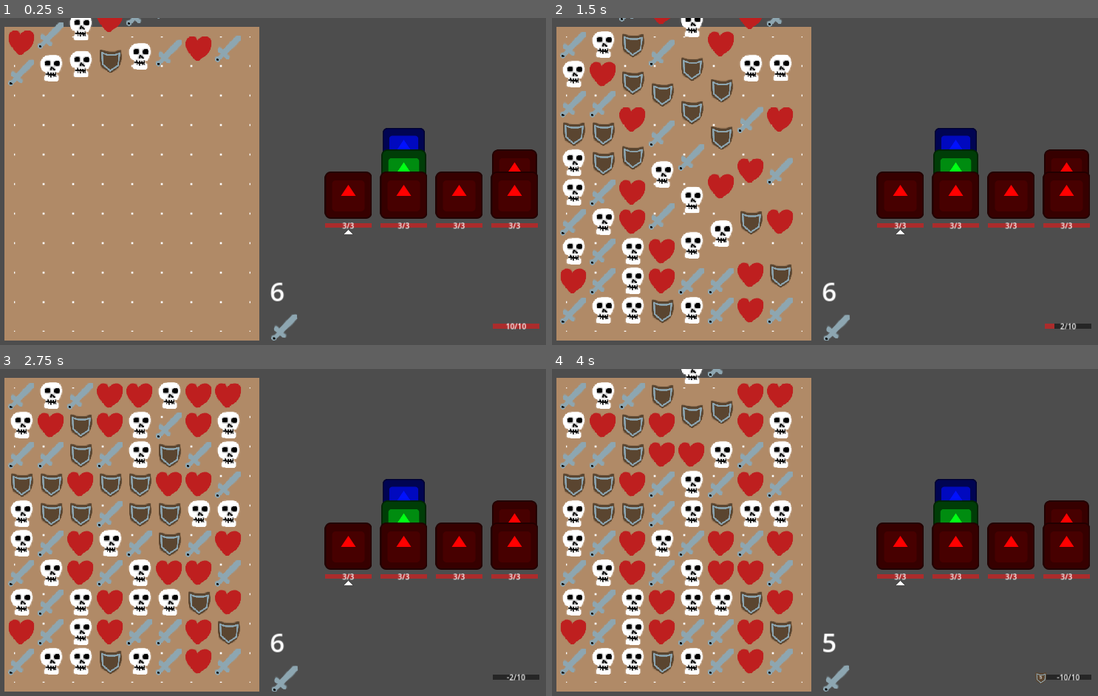
Above: before the commit, frames 1-4 (two rows, left to right).
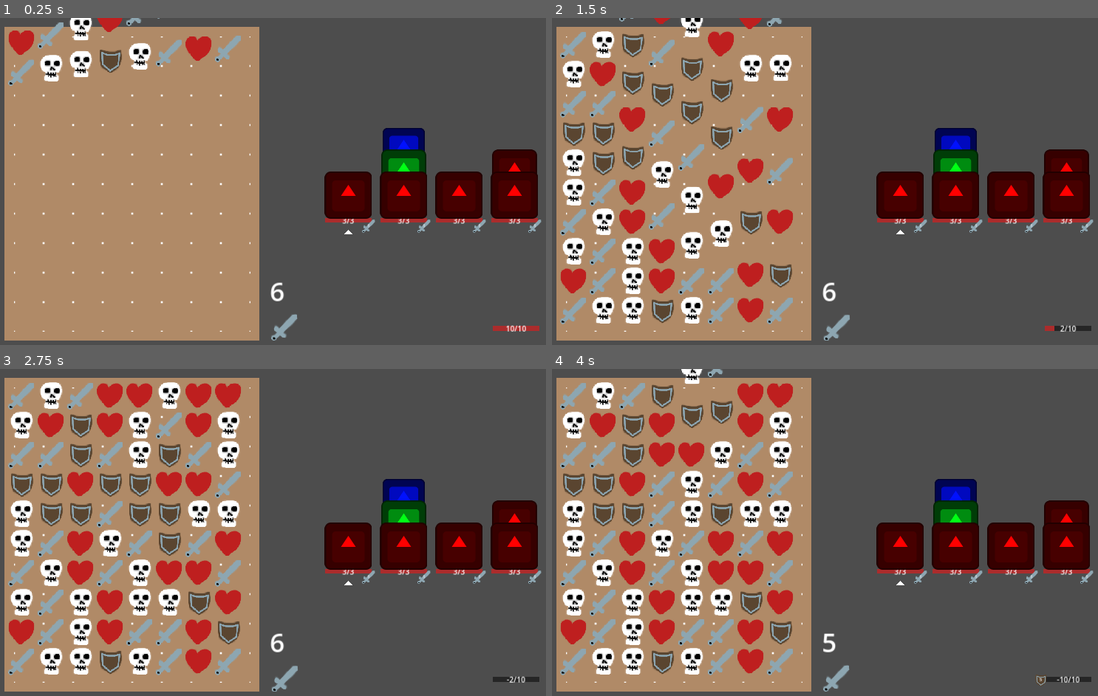
Above: after the commit, the same moments.

Repository: WcOnR/your-mom-is-the-dungeon-lord
Game: Godot game, scene res://game_objects/world.tscn
Two runs of this game, one before a commit and one after it. Both use one fixed random seed, a clock stepped at 60 frames per second and the inputs below. The engine's default icon, where the game draws it, is replaced by a stand-in: a white triangle on a blue panel in a dark square.
Inputs (mouse positions are in pixels of both pictures, inside the frame that each line leads up to):
- Up to frame 1 (0.25 s): no input
- Up to frame 2 (1.5 s): click (835, 325) at 0.5 s; click (835, 325) at 1.25 s
- Up to frame 3 (2.75 s): click (283, 676) at 2 s
- Up to frame 4 (4 s): tap Enter at 2.75 s; move the mouse to (972, 519) at 2.77 s; press the mouse at (972, 519) at 2.78 s; tap Space at 3.5 s; move the mouse to (726, 552) at 3.52 s; release the mouse at (726, 552) at 3.53 s; click (726, 552) at 3.6 s

The runs differ from the first frame. In frame 1, 1.1% of the frame differs, in the area x 59-100%, y 61-96%; in frame 2, 1.1%; in frame 3, 1.1%; in frame 4, 1.2%, in the area x 59-100%, y 61-98%.

Commit message:
add ui for actions

Diff:
--- a/game_objects/enemies/battle_line.gd
+++ b/game_objects/enemies/battle_line.gd
@@ -49,3 +49,7 @@
 	health_ui.visible = true
 	health_ui.health_comp = enemies[0].get_node("HealthComp") as HealthComp
 	health_ui.sync_comp()
+
+
+func set_action(value : int, img : Texture2D) -> void:
+	health_ui.set_action(value, img)
--- a/game_objects/enemies/combat_actions/attack_action.gd
+++ b/game_objects/enemies/combat_actions/attack_action.gd
@@ -1,8 +1,12 @@
 class_name AttackAction extends RefCounted
 
+const ICON : Texture2D = preload("res://game_objects/gems/sword.tres")
 
-func on_plan(_args : Array[Variant]) -> bool:
-	print("attack plned")
+
+func on_plan(args : Array[Variant]) -> bool:
+	var base_attack : int = args[0]
+	var line : BattleLine = args[1] as BattleLine
+	line.set_action(base_attack, ICON)
 	return false
 
 
--- a/game_objects/enemies/enemy.gd
+++ b/game_objects/enemies/enemy.gd
@@ -15,9 +15,10 @@
 	$Icon.self_modulate = data.color
 
 
-func plan_next_attack() -> void:
+func plan_next_attack(line : BattleLine) -> void:
 	next_action = enemy_data.actions.pick_random() as Action
-	next_action.run(ON_PLAN)
+	next_action.run(ON_PLAN, [enemy_data.damage, line])
+
 
 func attack(player : Player):
 	next_action.run(ON_ACTION, [enemy_data.damage, player])
--- a/game_objects/enemies/line_holder.gd
+++ b/game_objects/enemies/line_holder.gd
@@ -87,7 +87,7 @@
 		if selected_line == -1:
 			all_enemy_all_dead.emit()
 	else:
-		enemies[0].plan_next_attack()
+		enemies[0].plan_next_attack(lines[selected_line])
 
 
 func enemy_attack() -> void:
@@ -100,4 +100,4 @@
 func _plan_next_enemy_attack() -> void:
 	for l in lines:
 		if not l.enemies.is_empty():
-			l.enemies[0].plan_next_attack()
+			l.enemies[0].plan_next_attack(l)
--- /dev/null
+++ b/ui/action_ui.gd
@@ -0,0 +1,20 @@
+class_name ActionUI extends MarginContainer
+
+@export var default_texture : Texture2D
+
+@onready var img : TextureRect = $ActionImg
+@onready var value_label : Label = $ActionImg/ActionLabel
+
+
+func _ready() -> void:
+	set_img(default_texture)
+
+
+
+func set_img(_texture : Texture2D) -> void:
+	img.texture = _texture
+
+
+func set_value(value : float) -> void:
+	visible = value > 0
+	value_label.text = str(value)
--- /dev/null
+++ b/ui/action_ui.tscn
@@ -0,0 +1,28 @@
+[gd_scene load_steps=3 format=3 uid="uid://xikuimul3exk"]
+
+[ext_resource type="Script" path="res://ui/action_ui.gd" id="1_m2h8n"]
+[ext_resource type="Texture2D" uid="uid://gkbl8opd23yh" path="res://game_objects/gems/sword.tres" id="1_qdvma"]
+
+[node name="ActionUi" type="MarginContainer"]
+size_flags_horizontal = 0
+size_flags_vertical = 0
+script = ExtResource("1_m2h8n")
+
+[node name="ActionImg" type="TextureRect" parent="."]
+custom_minimum_size = Vector2(32, 32)
+layout_mode = 2
+size_flags_horizontal = 0
+texture = ExtResource("1_qdvma")
+expand_mode = 1
+
+[node name="ActionLabel" type="Label" parent="ActionImg"]
+layout_mode = 1
+anchors_preset = 15
+anchor_right = 1.0
+anchor_bottom = 1.0
+grow_horizontal = 2
+grow_vertical = 2
+theme_override_font_sizes/font_size = 10
+text = "10"
+horizontal_alignment = 1
+vertical_alignment = 1
--- a/ui/health_comp_ui.gd
+++ b/ui/health_comp_ui.gd
@@ -2,11 +2,11 @@
 
 @export var health_comp : HealthComp
 
-@onready var health_label : Label = $Container/HealthProgressBar/HealthLabel
-@onready var health_progress : ProgressBar = $Container/HealthProgressBar
+@onready var health_label : Label = $Container2/MarginContainer/Container/HealthProgressBar/HealthLabel
+@onready var health_progress : ProgressBar = $Container2/MarginContainer/Container/HealthProgressBar
 
-@onready var shield_img : TextureRect = $MarginContainer/ShieldImg
-@onready var shield_label : Label = $MarginContainer/ShieldImg/ShieldLabel
+@onready var shields : ActionUI = $Container2/MarginContainer/shields
+@onready var action_ui : ActionUI = $Container2/MarginContainer2/ActionUi
 
 const HEALTH_FORMAT := "%d/%d"
 
@@ -23,6 +23,11 @@
 	health_comp.shield_changed.connect(_on_shield_changed)
 
 
+func set_action(value : int, img : Texture2D) -> void:
+	action_ui.set_value(value)
+	action_ui.set_img(img)
+
+
 func _on_health_changed() -> void:
 	health_label.text = HEALTH_FORMAT % [health_comp.health, health_comp.max_health]
 	health_progress.max_value = health_comp.max_health
@@ -30,5 +35,4 @@
 
 
 func _on_shield_changed() -> void:
-	shield_img.visible = health_comp.shield > 0
-	shield_label.text = str(health_comp.shield)
+	shields.set_value(health_comp.shield)
--- a/ui/health_comp_ui.tscn
+++ b/ui/health_comp_ui.tscn
@@ -1,7 +1,8 @@
-[gd_scene load_steps=5 format=3 uid="uid://bknffommb3er4"]
+[gd_scene load_steps=6 format=3 uid="uid://bknffommb3er4"]
 
 [ext_resource type="Script" path="res://ui/health_comp_ui.gd" id="1_qitsd"]
 [ext_resource type="Texture2D" uid="uid://c4yjpdvtn474w" path="res://game_objects/gems/shield.tres" id="2_s2uxe"]
+[ext_resource type="PackedScene" uid="uid://xikuimul3exk" path="res://ui/action_ui.tscn" id="3_yv6fk"]
 
 [sub_resource type="StyleBoxFlat" id="StyleBoxFlat_y71ew"]
 bg_color = Color(0.150075, 0.150075, 0.150075, 1)
@@ -14,20 +15,27 @@
 offset_bottom = 32.0
 script = ExtResource("1_qitsd")
 
-[node name="Container" type="MarginContainer" parent="."]
+[node name="Container2" type="VBoxContainer" parent="."]
+layout_mode = 2
+theme_override_constants/separation = -10
+
+[node name="MarginContainer" type="MarginContainer" parent="Container2"]
+layout_mode = 2
+
+[node name="Container" type="MarginContainer" parent="Container2/MarginContainer"]
 custom_minimum_size = Vector2(100, 10)
 layout_mode = 2
 size_flags_horizontal = 4
 size_flags_vertical = 4
 
-[node name="HealthProgressBar" type="ProgressBar" parent="Container"]
+[node name="HealthProgressBar" type="ProgressBar" parent="Container2/MarginContainer/Container"]
 layout_mode = 2
 size_flags_vertical = 1
 theme_override_styles/background = SubResource("StyleBoxFlat_y71ew")
 theme_override_styles/fill = SubResource("StyleBoxFlat_vp78b")
 show_percentage = false
 
-[node name="HealthLabel" type="Label" parent="Container/HealthProgressBar"]
+[node name="HealthLabel" type="Label" parent="Container2/MarginContainer/Container/HealthProgressBar"]
 layout_mode = 1
 anchors_preset = 8
 anchor_left = 0.5
@@ -44,25 +52,14 @@
 horizontal_alignment = 1
 vertical_alignment = 1
 
-[node name="MarginContainer" type="MarginContainer" parent="."]
-custom_minimum_size = Vector2(32, 32)
+[node name="shields" parent="Container2/MarginContainer" instance=ExtResource("3_yv6fk")]
 layout_mode = 2
+default_texture = ExtResource("2_s2uxe")
 
-[node name="ShieldImg" type="TextureRect" parent="MarginContainer"]
-custom_minimum_size = Vector2(32, 32)
+[node name="MarginContainer2" type="HBoxContainer" parent="Container2"]
 layout_mode = 2
-size_flags_horizontal = 0
-texture = ExtResource("2_s2uxe")
-expand_mode = 1
+alignment = 2
 
-[node name="ShieldLabel" type="Label" parent="MarginContainer/ShieldImg"]
-layout_mode = 1
-anchors_preset = 15
-anchor_right = 1.0
-anchor_bottom = 1.0
-grow_horizontal = 2
-grow_vertical = 2
-theme_override_font_sizes/font_size = 10
-text = "10"
-horizontal_alignment = 1
-vertical_alignment = 1
+[node name="ActionUi" parent="Container2/MarginContainer2" instance=ExtResource("3_yv6fk")]
+visible = false
+layout_mode = 2
